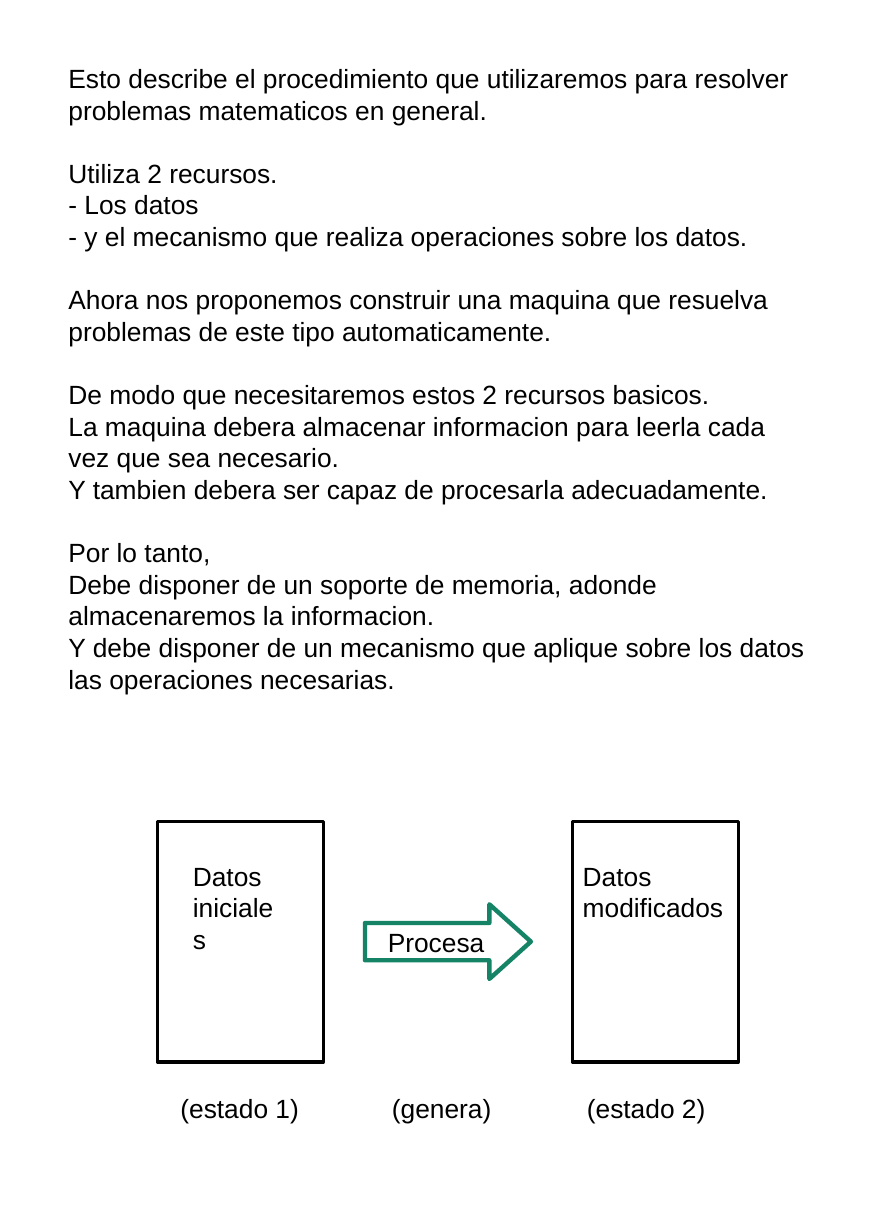
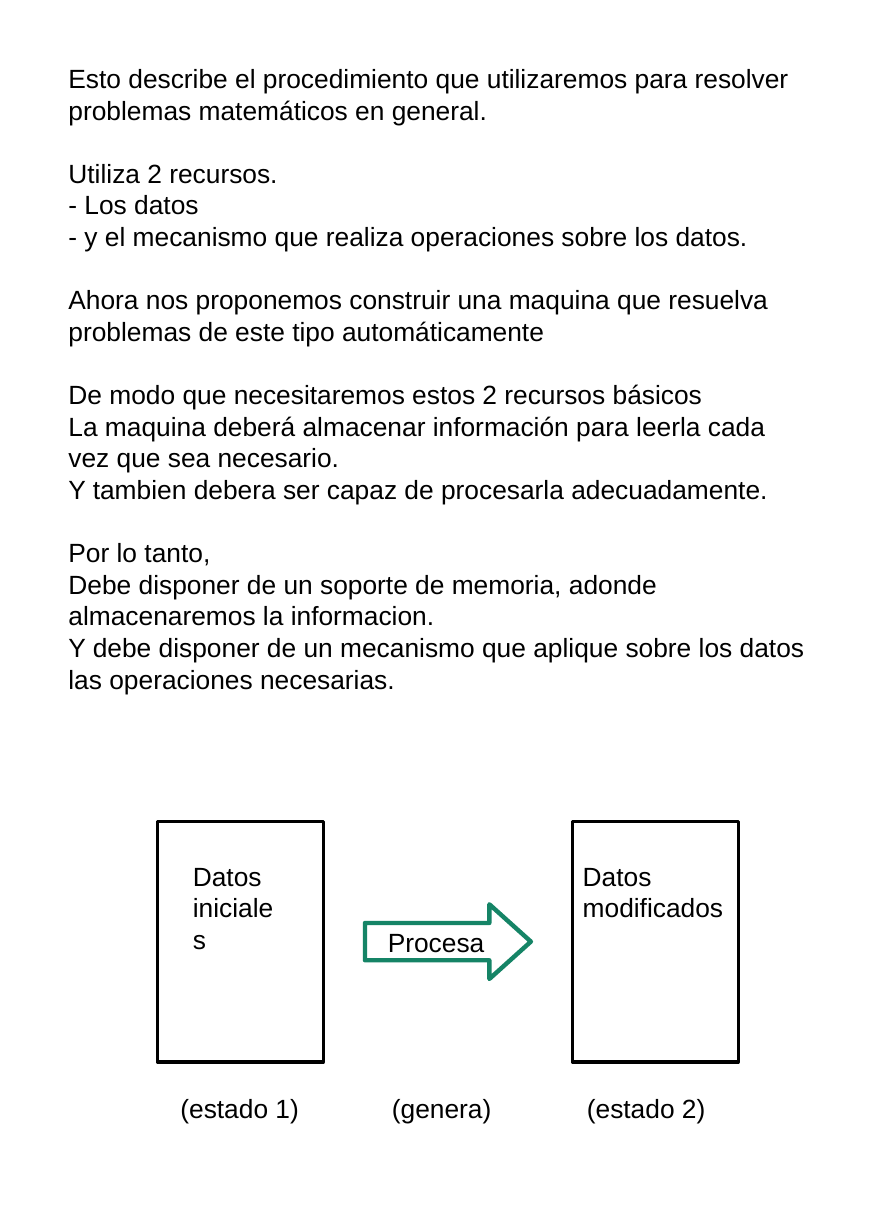
Before and after one commit to fabhrius/La-Cosa, a slide deck: slide 3 of capitulos/Procesamiento de la informacion/Procesamiento de la informacion.odp. Drawn at 871x1232 pixels with LibreOffice and Linux fonts; fonts in the diff are those of the drawing. Boxes give left, top, right and bottom in pixels: in the first picture for what was removed or moved away, otherwise in the second. Text is boxed around its words. In the diff, an @@ line names an element or a change of style, - is before the commit and + after.

Commit message:
procesamiento de la informacion - borrador completo

```diff
--- a/capitulos/Procesamiento de la informacion/Procesamiento de la informacion.odp
+++ b/capitulos/Procesamiento de la informacion/Procesamiento de la informacion.odp
@@ text at bbox=[68, 69, 789, 125]: text changed @@
-Esto describe el procedimiento que utilizaremos para resolver problemas matematicos en general.
+Esto describe el procedimiento que utilizaremos para resolver problemas matemáticos en general.
@@ text at bbox=[68, 290, 768, 473]: text changed @@
-Ahora nos proponemos construir una maquina que resuelva problemas de este tipo automaticamente.
-De modo que necesitaremos estos 2 recursos basicos.
-La maquina debera almacenar informacion para leerla cada vez que sea necesario.
+Ahora nos proponemos construir una maquina que resuelva problemas de este tipo automáticamente
+De modo que necesitaremos estos 2 recursos básicos
+La maquina deberá almacenar información para leerla cada vez que sea necesario.
```
Also in this commit, not shown: 1 other slide changed, 4 slides added, 1 other file.
